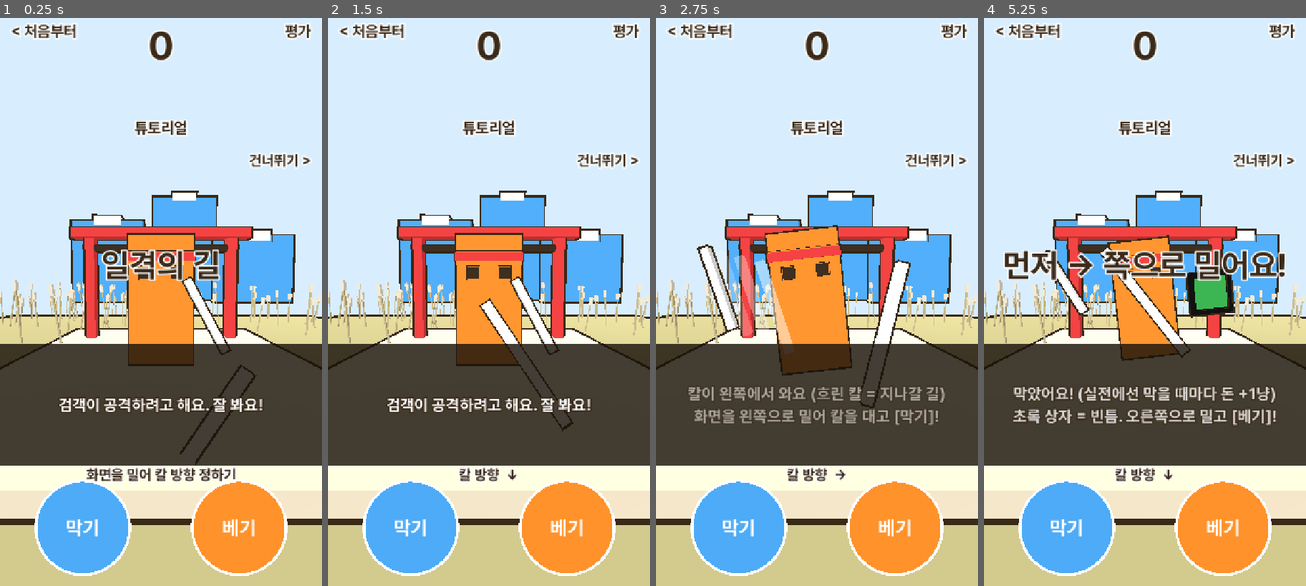
Above: before the commit, frames 1-4 (left to right).
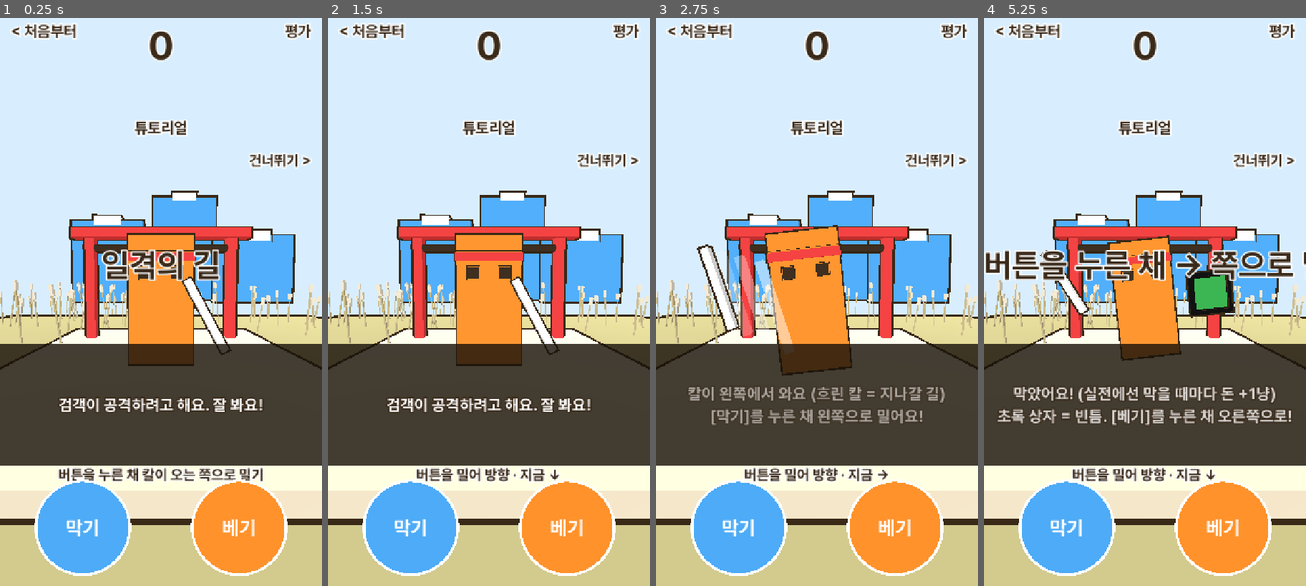
Above: after the commit, the same moments.

Repository: innollia/pai-games
Game: Godot game, scene res://main.tscn
Two runs of this game, one before a commit and one after it. Both use one fixed random seed, a clock stepped at 60 frames per second and the inputs below.
Inputs (mouse positions are in pixels of both pictures, inside the frame that each line leads up to):
- Up to frame 1 (0.25 s): no input
- Up to frame 2 (1.5 s): tap Enter at 0.5 s; move the mouse to (559, 273) at 0.52 s; hold Right 0.53-1.25 s; tap J at 0.6 s; click (559, 273) at 0.67 s; drag from (424, 330) to (472, 415) at 1.27 s
- Up to frame 3 (2.75 s): tap Space at 2 s; move the mouse to (849, 171) at 2.02 s; hold Right from 2.03 s (still down); tap K at 2.1 s
- Up to frame 4 (5.25 s): release Right at 2.75 s; drag from (1128, 415) to (1048, 211) at 2.77 s; tap Enter at 3.5 s; move the mouse to (1241, 387) at 3.52 s; hold Left 3.53-4.25 s; tap J at 3.6 s; drag from (1048, 211) to (1096, 154) at 4.27 s; tap Space at 5 s; move the mouse to (1161, 302) at 5.02 s; hold Down from 5.03 s (still down); tap K at 5.1 s; click (1161, 302) at 5.17 s

The runs differ from the first frame. In frame 1, 1.3% of the frame differs, in the area x 18-82%, y 61-82%; in frame 2, 1.4%; in frame 3, 2.7%; in frame 4, 6.5%, in the area x 0-100%, y 40-82%.

Commit message:
blade_path: 막기·베기 버튼을 누른 채 밀면 그 방향으로 바로 발동(탭은 잡아 둔 방향), 1인칭 내 칼 숨김, 튜토리얼 문구 새 조작에 맞춤
Co-Authored-By: Claude Opus 5.5 <noreply@anthropic.com>

Diff:
--- a/games/blade_path/g/blade.gd
+++ b/games/blade_path/g/blade.gd
@@ -1,5 +1,6 @@
 extends Tofu
-## 일격의 길 (단독판): 화면을 밀어 칼 방향(왼·오·위·아래)을 잡고, 아래 [막기]·[베기] 버튼으로 막고 벤다.
+## 일격의 길 (단독판): [막기]·[베기] 버튼을 누른 채 왼·오·위·아래로 밀면 그쪽으로 바로 막고 벤다.
+## 버튼을 그냥 탭하면 마지막으로 잡은 방향으로. 화면 빈 곳을 밀어 방향만 미리 잡아 둘 수도 있다. 1인칭 내 칼은 없다.
 ## 적 칼은 그쪽으로 들어 올려지고 흐린 잔상이 지나갈 길을 보여 준다(색 없이 칼 모양만 봐도 안다). 초록 상자 = 빈틈.
 ## 끝까지 기다렸다 막으면 '간파'(세상이 느려짐).
 ## 켜면 튜토리얼부터: 맞는 쪽으로 밀 때까지 멈추고 알려 준다. 그다음 찌르기 → 속임수 → 베기 → 거합 검객이 두 바퀴 나오고
@@ -8,6 +9,8 @@
 ## 막을 때마다 돈(간파는 3배). 쓰러지면 상점에서 업그레이드하고 "플레이"로 첫 검객부터 다시. 돈·업그레이드는 저장된다.
 
 const SWIPE := 60.0
+const BTN_SWIPE := 38.0  # 버튼 위에서 이만큼 밀면 그 방향으로 바로 발동
+const BTN_WAIT := 0.14  # 버튼을 밀지 않고 이만큼 누르고 있으면 잡아 둔 방향으로 발동
 const OFF := [Vector3(-1.5, 0, 0.7), Vector3(1.5, 0, 0.7), Vector3(0, 1.75, 0.7), Vector3(0, -1.75, 0.7)]
 const LEAN := [Vector3(-1, 0, 0), Vector3(1, 0, 0), Vector3(0, 1, 0), Vector3(0, -1, 0)]
 const OPP := [1, 0, 3, 2]
@@ -72,10 +75,10 @@
 ## 튜토리얼 공격: 왼쪽(막기 연습), 위(간파 연습)
 const TUT_MV := [[0, 0, 1.2], [2, 2, 1.4]]
 const TUT_SAY := [
-	"칼이 왼쪽에서 와요 (흐린 칼 = 지나갈 길)\n화면을 왼쪽으로 밀어 칼을 대고 [막기]!",
-	"막았어요! (실전에선 막을 때마다 돈 +1냥)\n초록 상자 = 빈틈. 오른쪽으로 밀고 [베기]!",
-	"끝까지 기다렸다 막으면 '간파'!\n위로 밀고 [막기]!",
-	"간파: 돈 3배, 세상이 느려지고 빈틈이 길어요.\n아래로 밀고 [베기]!",
+	"칼이 왼쪽에서 와요 (흐린 칼 = 지나갈 길)\n[막기]를 누른 채 왼쪽으로 밀어요!",
+	"막았어요! (실전에선 막을 때마다 돈 +1냥)\n초록 상자 = 빈틈. [베기]를 누른 채 오른쪽으로!",
+	"끝까지 기다렸다 막으면 '간파'!\n[막기]를 누른 채 위로!",
+	"간파: 돈 3배, 세상이 느려지고 빈틈이 길어요.\n[베기]를 누른 채 아래로!",
 ]
 const ACT := ["막기", "베기"]
 ## 업그레이드: 키, 이름, 첫 값, 최대 단계. 값은 단계마다 첫 값만큼 오른다.
@@ -153,6 +156,7 @@
 var blink := 0.0
 var start := Vector2.ZERO
 var armed := false
+var pend := {}  # 눌렀지만 아직 발동 안 한 버튼 -> 누른 시간
 # 화면 글자
 var info_l: Label
 var tut_box: ColorRect
@@ -357,6 +361,7 @@
 	world.add_child(rig)
 	sword = box(REST_P, Vector3(0.12, 1.7, 0.12), WHITE, rig)
 	sword.rotation.z = REST_R
+	sword.visible = false  # 1인칭 칼 없음 (눈앞 칼이 막은 것처럼 보여 헷갈렸다)
 	cam_base = CAM_O
 	cam.position = cam_base
 	cam.look_at(Vector3.ZERO)
@@ -540,7 +545,8 @@
 	stun = 0.0
 	my_col = WHITE
 	sword.material_override = mat(my_col)
-	sword.visible = true
+	sword.visible = false
+	pend.clear()
 	slow = 0.0
 	floor_m.material_override = mat(SOFT)
 	_spawn(0)
@@ -614,10 +620,12 @@
 		if whiff_t <= 0.0:
 			floor_m.material_override = mat(B if slow > 0.0 else SOFT)
 	mode_t -= dt
-	if kit_just("guard"):
-		_act(0)
-	if kit_just("cut"):
-		_act(1)
+	# 버튼: 누르고 밀면 _btn_drag 에서 바로, 안 밀고 떼거나 잠깐 누르고 있으면 잡아 둔 방향으로
+	for k in ["guard", "cut"]:
+		if pend.has(k):
+			pend[k] += dt
+			if pend[k] >= BTN_WAIT:
+				_btn_fire(k)
 	match mode:
 		"intro", "shift":
 			_relax(dt)
@@ -660,7 +668,7 @@
 		sword.position = sword.position.lerp(REST_P if stance < 0 else POSE[stance], minf(1.0, dt * 16.0))
 		sword.rotation.z = lerpf(sword.rotation.z, REST_R if stance < 0 else TURN[stance], minf(1.0, dt * 16.0))
 	stance_l.visible = mode != "shop"
-	stance_l.text = "화면을 밀어 칼 방향 정하기" if stance < 0 else "칼 방향  %s" % ARROW[stance]
+	stance_l.text = "버튼을 누른 채 칼이 오는 쪽으로 밀기" if stance < 0 else "버튼을 밀어 방향 · 지금 %s" % ARROW[stance]
 	if flash_t > 0.0:
 		flash_t -= dt
 		if flash_t <= 0.0:
@@ -886,7 +894,7 @@
 		var want: int = rdir if fs == 1 else odir
 		var want_a := 0 if fs == 1 else 1
 		if d != want:
-			msg("먼저 %s 쪽으로 밀어요!" % ARROW[want], 0.8)
+			msg("버튼을 누른 채 %s 쪽으로 밀어요!" % ARROW[want], 0.8)
 			beep(300.0, 0.05, 150.0, 0.1)
 			return
 		if a != want_a:
@@ -1087,6 +1095,35 @@
 	armed = false
 
 
+func _btn_down(k: String, _p: Vector2) -> void:
+	if k == "guard" or k == "cut":
+		pend[k] = 0.0
+
+
+## 버튼을 누른 채 밀면: 민 쪽으로 방향을 잡고 그 자리에서 막기/베기
+func _btn_drag(k: String, p: Vector2) -> void:
+	if not pend.has(k):
+		return
+	var v: Vector2 = p - _btns[k].at
+	if v.length() < BTN_SWIPE:
+		return
+	if absf(v.x) > absf(v.y):
+		_aim(0 if v.x < 0.0 else 1)
+	else:
+		_aim(2 if v.y < 0.0 else 3)
+	_btn_fire(k)
+
+
+func _btn_up(k: String, _p: Vector2) -> void:
+	if pend.has(k):
+		_btn_fire(k)
+
+
+func _btn_fire(k: String) -> void:
+	pend.erase(k)
+	_act(0 if k == "guard" else 1)
+
+
 ## PC: 방향키/WASD = 칼 방향, J = 막기, K = 베기
 func _input(event: InputEvent) -> void:
 	if not event is InputEventKey or not event.pressed or event.echo or over or _rating:
--- a/games/blade_path/tofu.gd
+++ b/games/blade_path/tofu.gd
@@ -532,6 +532,19 @@
 	pass
 
 
+## 버튼을 누름 / 누른 채 끄는 중 / 손을 뗌 (필요한 게임만 쓴다)
+func _btn_down(_n: String, _p: Vector2) -> void:
+	pass
+
+
+func _btn_drag(_n: String, _p: Vector2) -> void:
+	pass
+
+
+func _btn_up(_n: String, _p: Vector2) -> void:
+	pass
+
+
 func _lift(_p: Vector2) -> void:
 	pass
 
@@ -652,7 +665,9 @@
 		elif what.begins_with("b:"):
 			var n := what.substr(2)
 			_btns[n].down = true
+			_btns[n].at = p
 			_justs[n] = true
+			_btn_down(n, p)
 		return
 	if not _own.has(id):
 		return
@@ -665,6 +680,8 @@
 			kit_move = (p - _st_o).limit_length(_STICK_R) / _STICK_R
 		elif who == "look":
 			kit_look += p - _last[id]
+		elif who.begins_with("b:"):
+			_btn_drag(who.substr(2), p)
 		_last[id] = p
 		return
 	_own.erase(id)
@@ -678,6 +695,7 @@
 		kit_move = Vector2.ZERO
 	elif who.begins_with("b:"):
 		_btns[who.substr(2)].down = false
+		_btn_up(who.substr(2), p)
 
 
 func _kit_hit(p: Vector2) -> String:
Not shown, changed: games/blade_path/ver.txt
Not shown, changed: games/blade_path/README.md
Not shown, changed: games/blade_path/web/index.html
Not shown, changed: games/blade_path/web/index.pck
